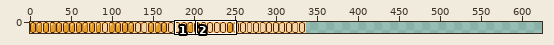
File history of a sprite sheet, images/health.png. Above: a wide view before the commit, with the close-up outlined.
Close-up. Before the commit:
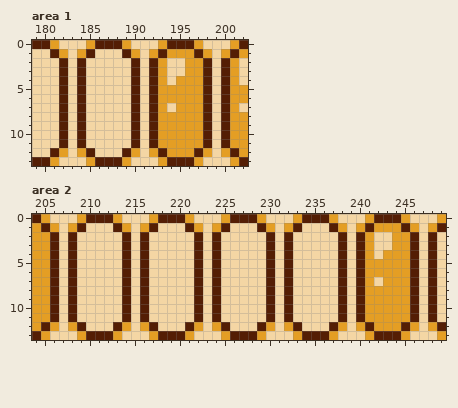
The file is 336x14 pixels. Shown: area 1: x 179..202, y 0..13; area 2: x 204..249, y 0..13. The old version is drawn lined up with the new one, on the new canvas. The commit also changed other parts of the picture, which this record leaves out.
After:
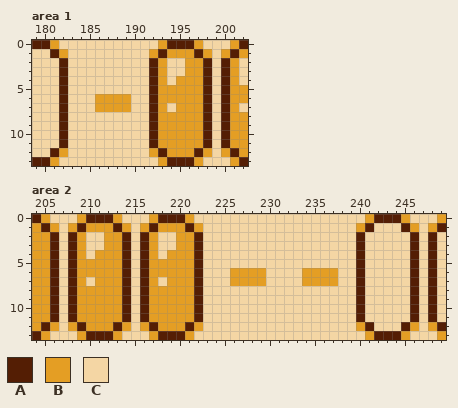
Palette (. is transparent): A #541e04  B #e49e24  C #f4d6a4
Edits made:
canvas 336x14 -> 624x14
Changed rows in their new state; - is an unchanged pixel.
Area 1:
first column x 184:
 0 -CCCCC-
 1 CC---CC
 2 C-----C
 3 C-----C
 4 C-----C
 5 C-----C
 6 C-BBBBC
 7 C-BBBBC
 8 C-----C
 9 C-----C
10 C-----C
11 C-----C
12 CC---CC
13 -CCCCC-
Area 2:
first column x 209:
 0 ----------------CCCCC---CCCCC--------
 1 -BBB-----BBB---CC---CC-CC---CC---CCC-
 2 B--BB---B--BB--C-----C-C-----C--C--CC
 3 B--BB---B--BB--C-----C-C-----C--C--CC
 4 B-BBB---B-BBB--C-----C-C-----C--C-CCC
 5 BBBBB---BBBBB--C-----C-C-----C--CCCCC
 6 BBBBB---BBBBB--C-BBBBC-C-BBBBC--CCCCC
 7 B-BBB---B-BBB--C-BBBBC-C-BBBBC--C-CCC
 8 BBBBB---BBBBB--C-----C-C-----C--CCCCC
 9 BBBBB---BBBBB--C-----C-C-----C--CCCCC
10 BBBBB---BBBBB--C-----C-C-----C--CCCCC
11 BBBBB---BBBBB--C-----C-C-----C--CCCCC
12 -BBB-----BBB---CC---CC-CC---CC---CCC-
13 ----------------CCCCC---CCCCC--------
